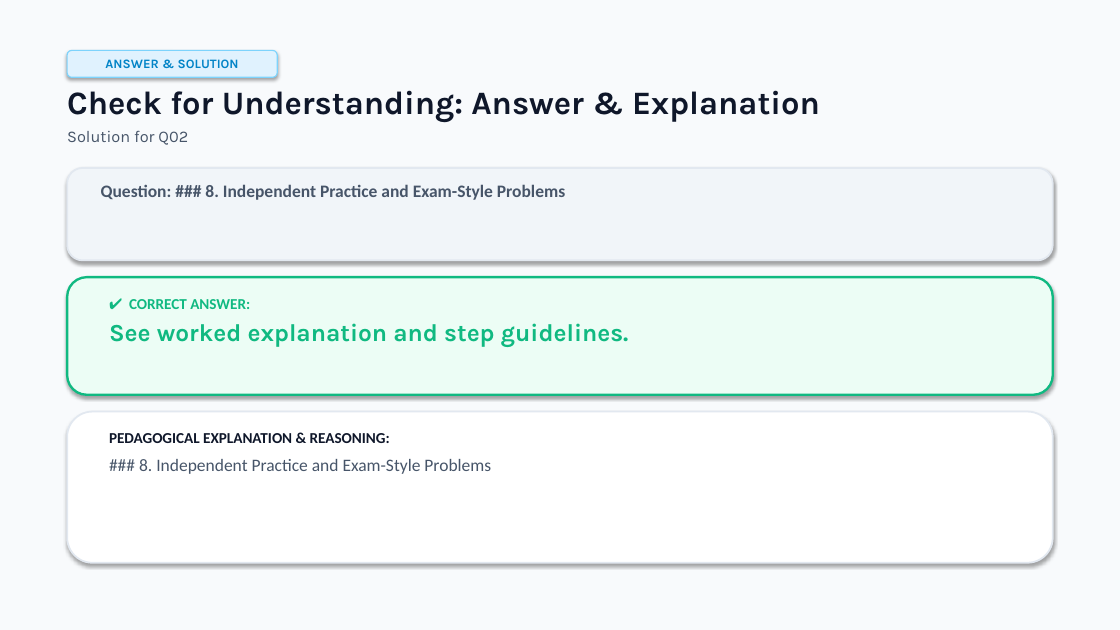
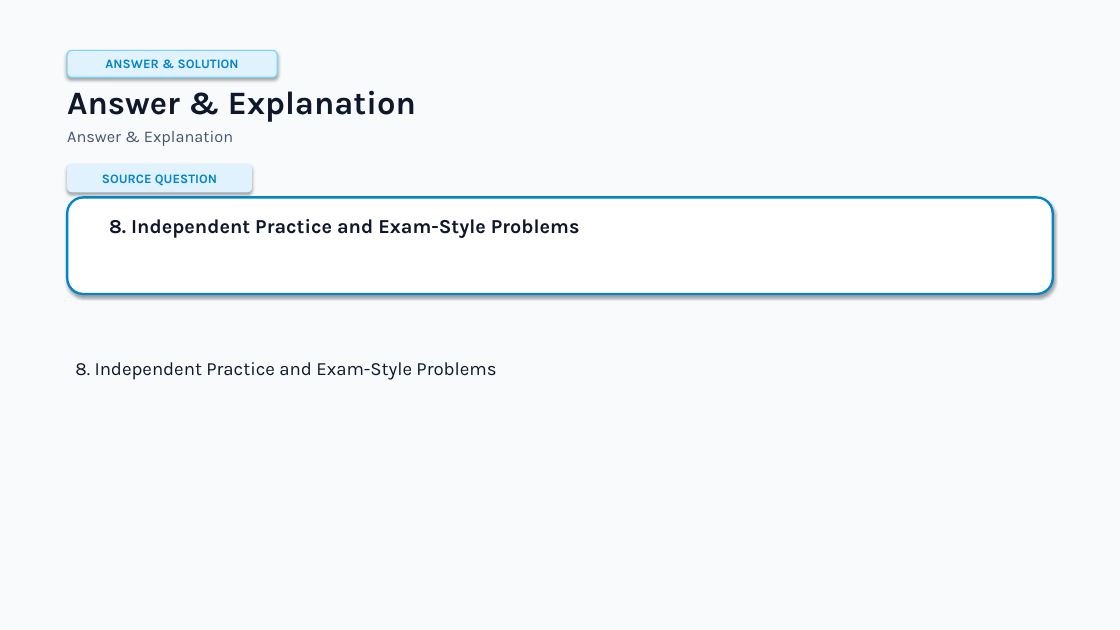
Before and after one commit to usm007/LessonMorph, a slide deck: slide 11 of output/photosynthesis_and_cellular_energy.pptx (slide 30 before the commit). Drawn at 1120x630 pixels with LibreOffice and Linux fonts; fonts in the diff are those of the drawing. Boxes give left, top, right and bottom in pixels: in the first picture for what was removed or moved away, otherwise in the second. Text is boxed around its words. In the diff, an @@ line names an element or a change of style, - is before the commit and + after.

Commit message:
Add blueprint pipeline, pedagogical sequencing, runtime bundle system, web player, and test suite

```diff
--- a/output/photosynthesis_and_cellular_energy.pptx
+++ b/output/photosynthesis_and_cellular_energy.pptx
@@ text at bbox=[67, 90, 416, 146]: text changed @@
-Check for Understanding: Answer & Explanation
-Solution for Q02
+Answer & Explanation
+Answer & Explanation
@@ rounded rectangle added at bbox=[67, 164, 252, 192], fill #E0F2FE, 11 pt, text #0284C7, bold @@
+SOURCE QUESTION
@@ rounded rectangle: place and size @@
-rounded rectangle at bbox=[67, 168, 1053, 260]
+rounded rectangle at bbox=[67, 197, 1053, 294]
@@ rounded rectangle at bbox=[67, 197, 1053, 294]: fill #F1F5F9 to #FFFFFF; outline #E2E8F0 1.5 pt to #0284C7 2 pt @@
@@ text at bbox=[109, 219, 580, 238]: text changed; size 15 to 17 pt; font Calibri to Karla; text colour #475569 to #0F172A @@
-Question: ### 8. Independent Practice and Exam-Style Problems
+8. Independent Practice and Exam-Style Problems
@@ rounded rectangle removed at bbox=[67, 277, 1053, 395] @@
@@ text removed at bbox=[109, 299, 629, 347] @@
-✔ CORRECT ANSWER:
-See worked explanation and step guidelines.
@@ text at bbox=[75, 362, 496, 380]: text changed; size 15 to 16 pt; font Calibri to Karla; text colour #475569 to #0F172A @@
-PEDAGOGICAL EXPLANATION & REASONING:
-### 8. Independent Practice and Exam-Style Problems
+8. Independent Practice and Exam-Style Problems
@@ rounded rectangle removed at bbox=[67, 412, 1053, 563] @@
```
Also in this commit, not shown: 13 other slides changed, 15 slides added, 21 slides removed, 57 other files.
